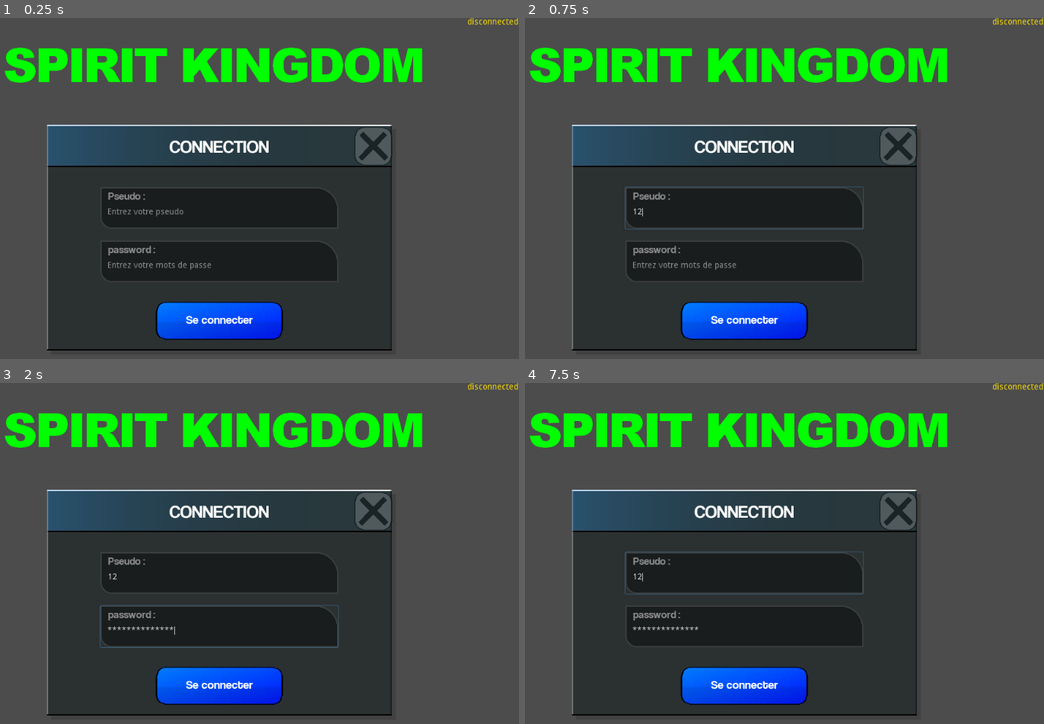
Above: before the commit, frames 1-4 (two rows, left to right).
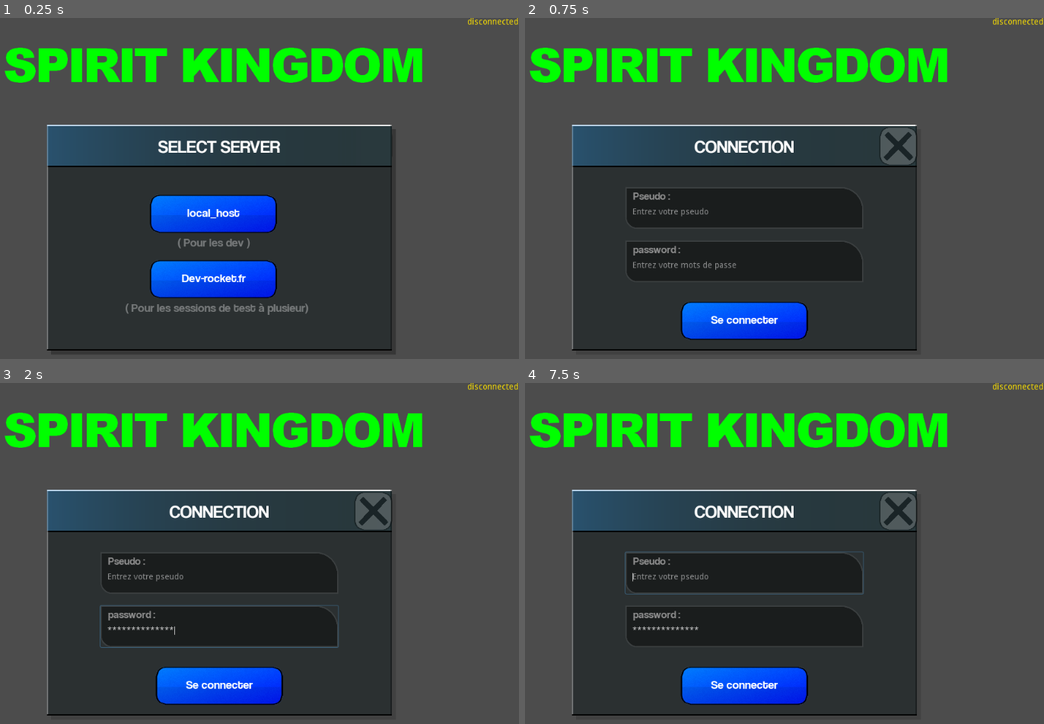
Above: after the commit, the same moments.

Repository: CFProjet/SpiritKingdom
Game: Godot game, scene res://GAME.tscn
The game is run twice, just before and just after one commit, with the same random seed, the same clock (stepped at 60 frames per second) and the same inputs.
Inputs (mouse positions are in pixels of both pictures, inside the frame that each line leads up to):
- Up to frame 1 (0.25 s): no input
- Up to frame 2 (0.75 s): click (742, 208) at 0.52 s; type "12" at 0.6 s
- Up to frame 3 (2 s): click (217, 625) at 0.75 s; type "12" at 0.83 s; type "disconnected" at 1.25 s
- Up to frame 4 (7.5 s): type "CONNECTION" at 2 s; tap Enter at 2.75, 4.25, 5.75 s; move the mouse to (872, 543) at 2.77 s; tap Shift every 1.5 s from 2.85 to 7.35 s; click (872, 543) at 2.92 s; tap Space at 3.5, 5, 6.5 s; move the mouse to (618, 577) at 3.52 s; tap Tab at 3.6, 5.1, 6.6 s; click (618, 577) at 3.67 s; move the mouse to (800, 481) at 4.27 s; click (800, 481) at 4.42 s; move the mouse to (706, 631) at 5.02 s; click (706, 631) at 5.17 s; move the mouse to (924, 614) at 5.77 s; click (924, 614) at 5.92 s; move the mouse to (556, 509) at 6.52 s; click (556, 509) at 6.67 s; move the mouse to (768, 560) at 7.27 s; click (768, 560) at 7.42 s

The runs differ from the first frame. In frame 1, 9.6% of the frame differs, in the area x 20-76%, y 32-95%; in frame 2, 0.4%; in frame 3, 0.1%; in frame 4, 0.1%.

Commit message:
select server

Diff:
--- /dev/null
+++ b/game/scene2D/selectServer.gd
@@ -0,0 +1,39 @@
+extends Node2D
+
+onready var btnLocal = get_node("btn_server_local");
+onready var btnWeb = get_node("btn_server_web");
+
+signal onServerSelected
+
+func selectServer(prod : bool):
+	CServer.connectToServer(prod);
+	queue_free();
+
+func _on_serverWeb_gui_input(event: InputEvent):
+	if event is InputEventMouseButton && event.is_pressed() && event.button_index == BUTTON_LEFT:
+		selectServer(true);
+
+
+func _on_serverLocal_gui_input(event : InputEvent):
+	if event is InputEventMouseButton && event.is_pressed() && event.button_index == BUTTON_LEFT:
+		selectServer(false);
+
+
+func _on_btnWeb_mouse_entered():
+	btnWeb.scale.x = 1.05;
+	btnWeb.scale.y = 1.05;
+
+
+func _on_btnWeb_mouse_exited():
+	btnWeb.scale.x = 1;
+	btnWeb.scale.y = 1;
+
+
+func _on_btnLocal_mouse_entered():
+	btnLocal.scale.x = 1.05;
+	btnLocal.scale.y = 1.05;
+
+
+func _on_btnLocal_mouse_exited():
+	btnLocal.scale.x = 1;
+	btnLocal.scale.y = 1;
--- /dev/null
+++ b/game/scene2D/selectServer.tscn
@@ -0,0 +1,181 @@
+[gd_scene load_steps=9 format=2]
+
+[ext_resource path="res://scene2D/selectServer.gd" type="Script" id=1]
+[ext_resource path="res://assets/images/interface/btn_blue.png" type="Texture" id=2]
+
+[sub_resource type="Gradient" id=1]
+colors = PoolColorArray( 0.160784, 0.592157, 0.968627, 0.262745, 0, 0, 0, 0 )
+
+[sub_resource type="GradientTexture" id=2]
+gradient = SubResource( 1 )
+width = 580
+
+[sub_resource type="DynamicFontData" id=3]
+font_path = "res://assets/fonts/normal.ttf"
+
+[sub_resource type="DynamicFont" id=4]
+size = 30
+font_data = SubResource( 3 )
+
+[sub_resource type="DynamicFontData" id=5]
+font_path = "res://assets/fonts/normal.ttf"
+
+[sub_resource type="DynamicFont" id=6]
+size = 20
+font_data = SubResource( 5 )
+
+[node name="SelectServerPopup" type="Node2D"]
+position = Vector2( 230, 100 )
+script = ExtResource( 1 )
+
+[node name="style" type="Node2D" parent="."]
+editor/display_folded = true
+__meta__ = {
+"_edit_group_": true,
+"_edit_lock_": true
+}
+
+[node name="ColorRect3" type="ColorRect" parent="style"]
+margin_left = 7.0
+margin_top = 7.0
+margin_right = 587.0
+margin_bottom = 387.0
+color = Color( 0, 0, 0, 0.145098 )
+
+[node name="ColorRect" type="ColorRect" parent="style"]
+margin_right = 580.0
+margin_bottom = 380.0
+color = Color( 0.172549, 0.192157, 0.196078, 1 )
+
+[node name="ColorRect2" type="ColorRect" parent="style"]
+margin_right = 580.0
+margin_bottom = 70.0
+color = Color( 0.164706, 0.227451, 0.243137, 1 )
+
+[node name="ColorRect4" type="ColorRect" parent="style"]
+margin_top = 69.0
+margin_right = 580.0
+margin_bottom = 71.0
+color = Color( 0, 0, 0, 1 )
+
+[node name="ColorRect6" type="ColorRect" parent="style"]
+margin_right = 580.0
+margin_bottom = 2.0
+
+[node name="ColorRect7" type="ColorRect" parent="style"]
+margin_right = 2.0
+margin_bottom = 379.0
+color = Color( 1, 1, 1, 0.392157 )
+
+[node name="ColorRect8" type="ColorRect" parent="style"]
+margin_left = 578.0
+margin_right = 580.0
+margin_bottom = 379.0
+color = Color( 0, 0, 0, 0.392157 )
+
+[node name="ColorRect5" type="ColorRect" parent="style"]
+margin_top = 378.0
+margin_right = 580.0
+margin_bottom = 380.0
+color = Color( 0, 0, 0, 1 )
+
+[node name="Sprite" type="Sprite" parent="style"]
+scale = Vector2( 1, 68.604 )
+texture = SubResource( 2 )
+centered = false
+
+[node name="title" type="RichTextLabel" parent="."]
+margin_top = 17.0
+margin_right = 580.0
+margin_bottom = 59.0
+custom_fonts/normal_font = SubResource( 4 )
+bbcode_enabled = true
+bbcode_text = "[center]SELECT SERVER"
+text = "SELECT SERVER"
+scroll_active = false
+__meta__ = {
+"_edit_lock_": true
+}
+
+[node name="btn_server_local" type="Sprite" parent="."]
+position = Vector2( 280, 150 )
+texture = ExtResource( 2 )
+
+[node name="btnLocal" type="Control" parent="btn_server_local"]
+margin_left = -107.0
+margin_top = -28.0
+margin_right = 107.0
+margin_bottom = 32.0
+
+[node name="title" type="RichTextLabel" parent="btn_server_local"]
+margin_left = -104.0
+margin_top = -15.0
+margin_right = 105.0
+margin_bottom = 27.0
+mouse_filter = 2
+custom_fonts/normal_font = SubResource( 6 )
+custom_colors/default_color = Color( 1, 1, 1, 1 )
+bbcode_enabled = true
+bbcode_text = "[center]local_host"
+text = "local_host"
+scroll_active = false
+
+[node name="title2" type="RichTextLabel" parent="btn_server_local"]
+modulate = Color( 1, 1, 1, 0.352941 )
+margin_left = -104.0
+margin_top = 35.0
+margin_right = 105.0
+margin_bottom = 77.0
+mouse_filter = 2
+custom_fonts/normal_font = SubResource( 6 )
+custom_colors/default_color = Color( 1, 1, 1, 1 )
+bbcode_enabled = true
+bbcode_text = "[center]( Pour les dev )"
+text = "( Pour les dev )"
+scroll_active = false
+
+[node name="btn_server_web" type="Sprite" parent="."]
+position = Vector2( 280, 260 )
+texture = ExtResource( 2 )
+
+[node name="btnWeb" type="Control" parent="btn_server_web"]
+margin_left = -107.0
+margin_top = -28.0
+margin_right = 107.0
+margin_bottom = 32.0
+
+[node name="title" type="RichTextLabel" parent="btn_server_web"]
+margin_left = -104.0
+margin_top = -15.0
+margin_right = 105.0
+margin_bottom = 27.0
+mouse_filter = 2
+custom_fonts/normal_font = SubResource( 6 )
+custom_colors/default_color = Color( 1, 1, 1, 1 )
+bbcode_enabled = true
+bbcode_text = "[center]Dev-rocket.fr"
+text = "Dev-rocket.fr"
+scroll_active = false
+
+[node name="title2" type="RichTextLabel" parent="btn_server_web"]
+modulate = Color( 1, 1, 1, 0.352941 )
+margin_left = -212.0
+margin_top = 35.0
+margin_right = 224.0
+margin_bottom = 77.0
+mouse_filter = 2
+custom_fonts/normal_font = SubResource( 6 )
+custom_colors/default_color = Color( 1, 1, 1, 1 )
+bbcode_enabled = true
+bbcode_text = "[center]( Pour les sessions de test à plusieur)"
+text = "( Pour les sessions de test à plusieur)"
+scroll_active = false
+
+[node name="look" type="Node" parent="."]
+editor/display_folded = true
+[connection signal="gui_input" from="btn_server_local/btnLocal" to="." method="_on_serverLocal_gui_input"]
+[connection signal="mouse_entered" from="btn_server_local/btnLocal" to="." method="_on_btnLocal_mouse_entered"]
+[connection signal="mouse_exited" from="btn_server_local/btnLocal" to="." method="_on_btnLocal_mouse_exited"]
+[connection signal="gui_input" from="btn_server_web/btnWeb" to="." method="_on_serverWeb_gui_input"]
+[connection signal="mouse_entered" from="btn_server_web/btnWeb" to="." method="_on_btnWeb_mouse_entered"]
+[connection signal="mouse_exited" from="btn_server_web/btnWeb" to="." method="_on_btnWeb_mouse_exited"]
--- a/game/scene2D/titleScreen.tscn
+++ b/game/scene2D/titleScreen.tscn
@@ -1,12 +1,12 @@
-[gd_scene load_steps=5 format=2]
+[gd_scene load_steps=6 format=2]
 
 [ext_resource path="res://scene2D/titleScreen.gd" type="Script" id=1]
 [ext_resource path="res://assets/images/scene_title/title.png" type="Texture" id=2]
 [ext_resource path="res://scene2D/connectionState.tscn" type="PackedScene" id=3]
 [ext_resource path="res://scene2D/connectionPopup.tscn" type="PackedScene" id=4]
+[ext_resource path="res://scene2D/selectServer.tscn" type="PackedScene" id=5]
 
 [node name="titleScreen" type="Node2D"]
-editor/display_folded = true
 script = ExtResource( 1 )
 
 [node name="title" type="Sprite" parent="."]
@@ -17,3 +17,6 @@
 
 [node name="connectionPopup" parent="." instance=ExtResource( 4 )]
 position = Vector2( 230, 180 )
+
+[node name="SelectServerPopup" parent="." instance=ExtResource( 5 )]
+position = Vector2( 229.951, 179.954 )
--- a/game/script/client_server.gd
+++ b/game/script/client_server.gd
@@ -17,6 +17,7 @@
 var _tstamp = 0;
 
 var serverURL : String = "192.168.1.100:7788";
+var serverPROD_URL : String = "dev-rocket.fr:7788";
 
 signal onEventServer
 
@@ -24,10 +25,14 @@
 	WS.connect("onConnected", self, "onConnectedToServer");
 	WS.connect("onConnectionClosed", self, "onConnectionClosed");
 	WS.connect("onServerDataReceived", self, "onEventServerReceived");
-
 	# DISABLE AUTO RECONNECTION FOR NOW CAUSE IT MAKE THE GAME FREEZE
 	#WS.auto_reconnect = true;
-	WS.startConnection(serverURL);
+
+func connectToServer(prod : bool = false):
+	if prod:
+		WS.startConnection(serverPROD_URL);
+	else:
+		WS.startConnection(serverURL);
 
 func getConnectionState():
 	if !connected:
Not shown, removed: history/spirit_kingdom/users/list.blt
Not shown, removed: history/spirit_kingdom/users/state.blt
